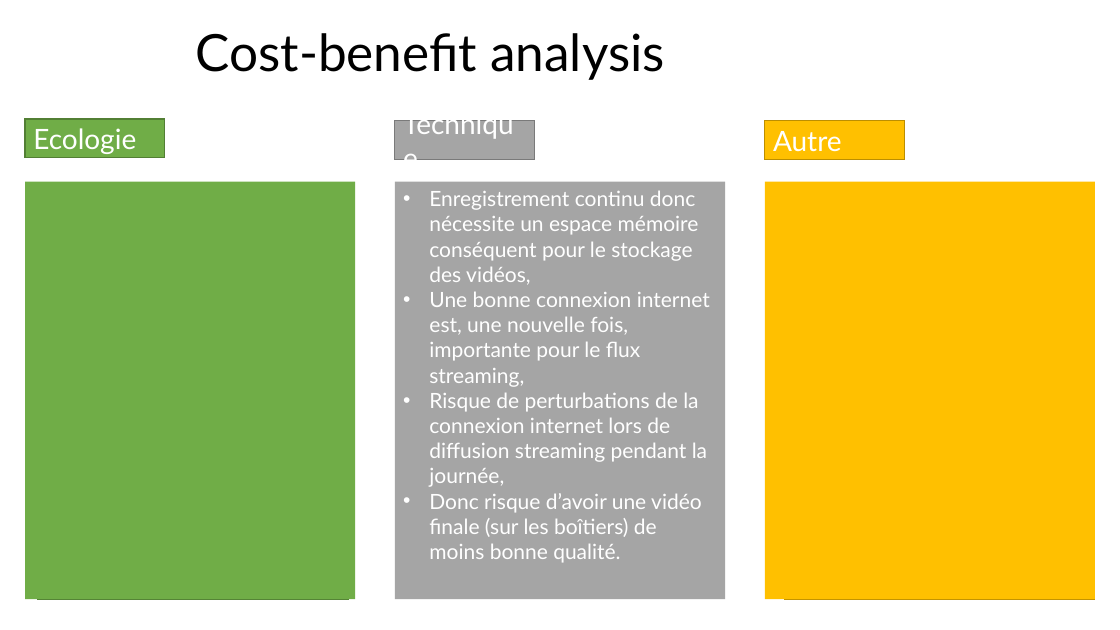
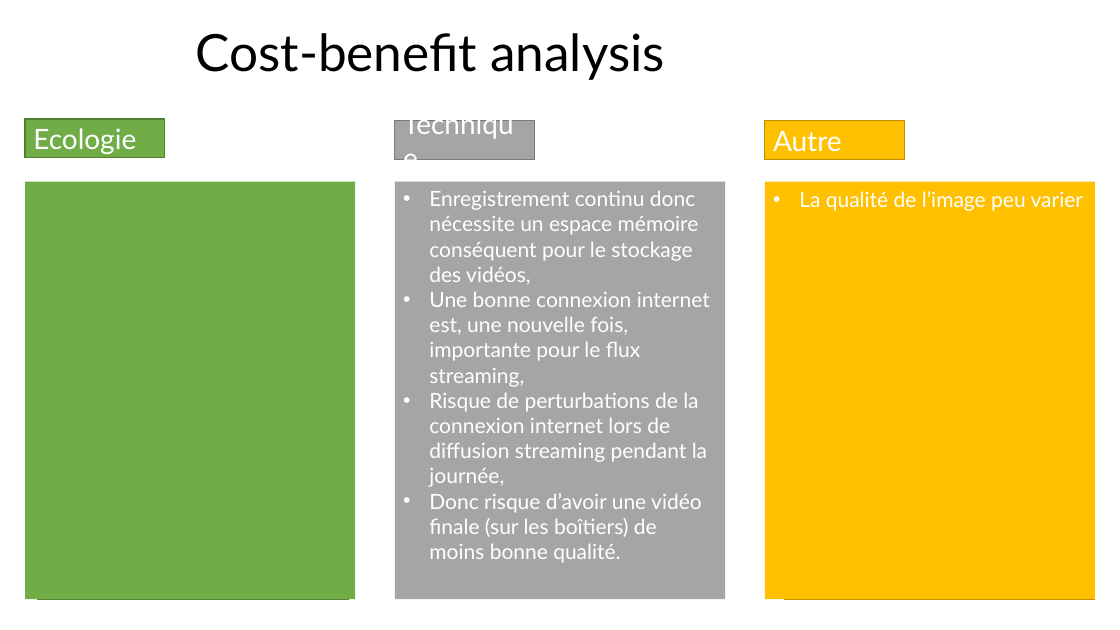
Before and after one commit to OceanStream-X-MiageSorbonne/Boitier, a slide deck: slide 5 of Documentation/Architecture Technique/Architechture-Flux.pptx. Drawn at 1120x630 pixels with LibreOffice and Linux fonts; fonts in the diff are those of the drawing; background and template pictures are left out. Boxes give left, top, right and bottom in pixels: in the first picture for what was removed or moved away, otherwise in the second. Text is boxed around its words. In the diff, an @@ line names an element or a change of style, - is before the commit and + after.

```diff
--- a/Documentation/Architecture Technique/Architechture-Flux.pptx
+++ b/Documentation/Architecture Technique/Architechture-Flux.pptx
@@ text added at box(799, 191, 1083, 211), 18 pt, text #FFFFFF @@
+• La qualité de l’image peu varier
```
Also in this commit, not shown: 2 other slides changed, 1 other file.
